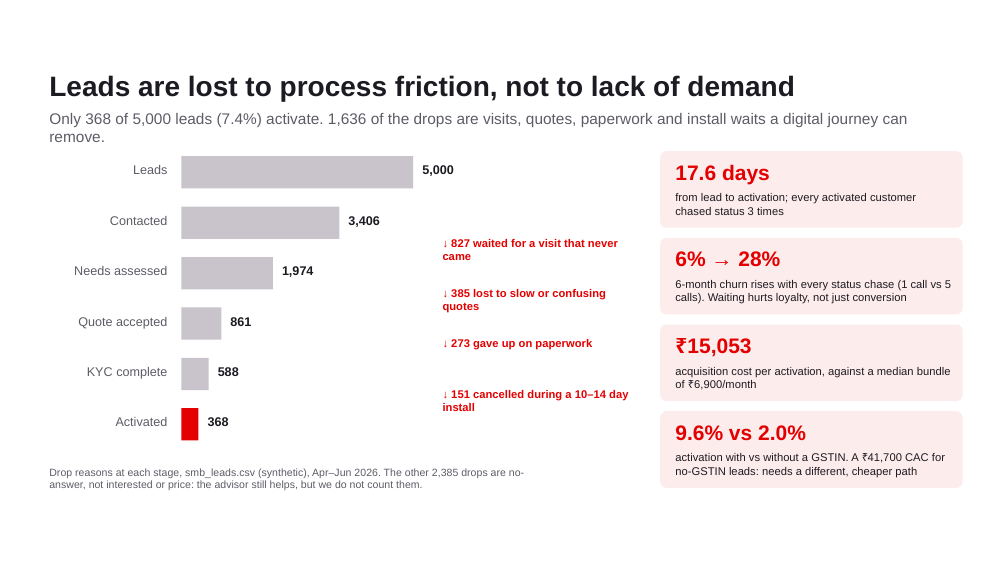
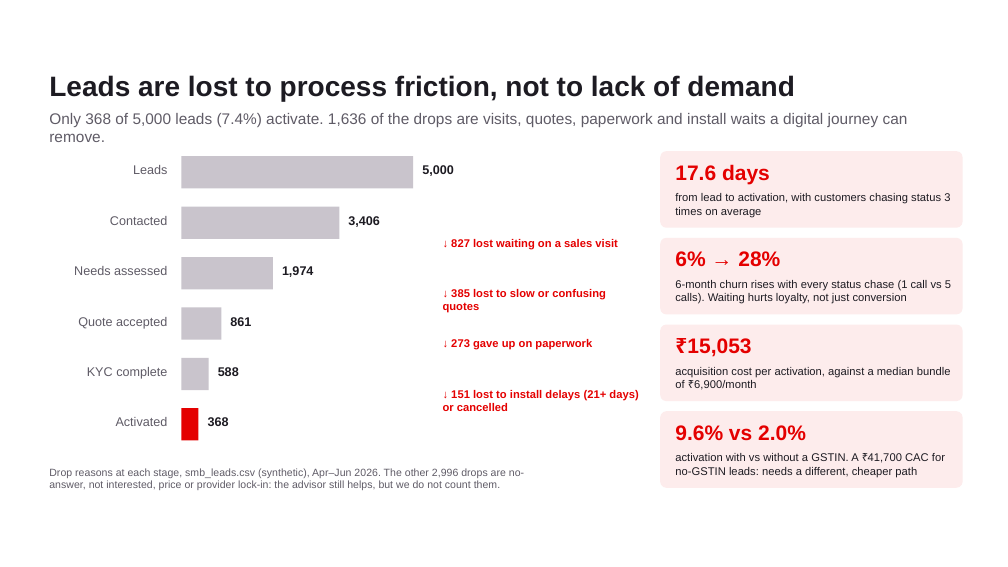
Before and after one commit to MRC005/AIRTEL_SYNC, a slide deck: slide 2 of deck/FullBars_VIT.pptx. Drawn at 1008x567 pixels with LibreOffice and Linux fonts; fonts in the diff are those of the drawing; background and template pictures are left out. Boxes give left, top, right and bottom in pixels: in the first picture for what was removed or moved away, otherwise in the second. Text is boxed around its words. In the diff, an @@ line names an element or a change of style, - is before the commit and + after.

Commit message:
Deck: correct drop counts and KYC table, tighten wording, team file properties

```diff
--- a/deck/FullBars_VIT.pptx
+++ b/deck/FullBars_VIT.pptx
@@ text at (x1=675, y1=193, x2=950, y2=217): text changed @@
-from lead to activation; every activated customer chased status 3 times
+from lead to activation, with customers chasing status 3 times on average
@@ text at (x1=451, y1=239, x2=617, y2=249): text changed @@
-↓ 827 waited for a visit that never came
+↓ 827 lost waiting on a sales visit
@@ text at (x1=443, y1=390, x2=638, y2=411): text changed @@
-↓ 151 cancelled during a 10–14 day install
+↓ 151 lost to install delays (21+ days) or cancelled
@@ text at (x1=49, y1=468, x2=524, y2=490): text changed @@
-Drop reasons at each stage, smb_leads.csv (synthetic), Apr–Jun 2026. The other 2,385 drops are no-answer, not interested or price: the advisor still helps, but we do not count them.
+Drop reasons at each stage, smb_leads.csv (synthetic), Apr–Jun 2026. The other 2,996 drops are no-answer, not interested, price or provider lock-in: the advisor still helps, but we do not count them.
```
Also in this commit, not shown: 1 other slide changed, 2 other files.
